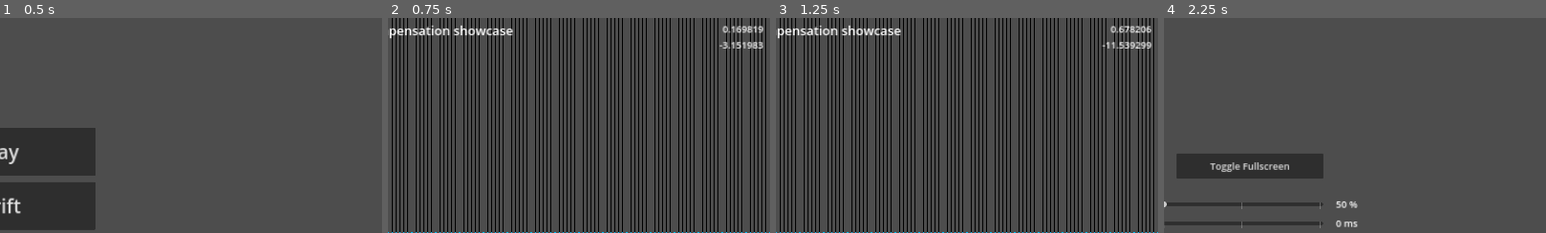
Above: before the commit, frames 1-4 (left to right).
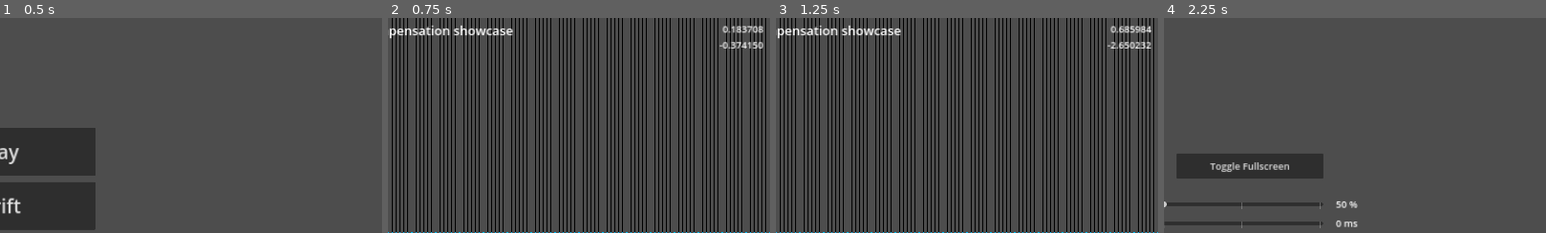
Above: after the commit, the same moments.

Repository: bonjorno7/ExampleRhythmGame
Game: Godot game, scene res://scenes/menu.tscn
Two runs of this game, one before a commit and one after it. Both use one fixed random seed, a clock stepped at 60 frames per second and the inputs below. Sound files missing from this copy of the repository are replaced by a short silence.
Inputs:
- Up to frame 1 (0.5 s): no input
- Up to frame 2 (0.75 s): click "Drift" at 0.5 s
- Up to frame 3 (1.25 s): no input
- Up to frame 4 (2.25 s): click "Back to Menu" at 1.25 s; click "Options" at 2 s
The pictures show only the part of the screen within x 50-100%, y 0-50%; the shares and areas given below are measured in that part.

Frame 1 is identical in both runs. In frame 2, 0.3% of the frame differs, in the area x 87-99%, y 3-15%; in frame 3, 0.3%; in frame 4, nothing differs.

Commit message:
Turn Game autoload into a scene changer
For now it just makes things a little more tidy, but in the future I can use it to pass data between scenes, and do scene transitions.

Diff:
--- a/scenes/drift.gd
+++ b/scenes/drift.gd
@@ -52,8 +52,8 @@
 
 func _input(event: InputEvent):
 	if event.is_action_pressed("ui_cancel"):
-		get_tree().change_scene_to_file("res://scenes/menu.tscn")
+		Game.goto_menu()
 
 
 func _on_back_pressed():
-	get_tree().change_scene_to_file("res://scenes/menu.tscn")
+	Game.goto_menu()
--- a/scenes/menu.gd
+++ b/scenes/menu.gd
@@ -7,15 +7,15 @@
 
 
 func _on_play_pressed():
-	get_tree().change_scene_to_file("res://scenes/play.tscn")
+	Game.goto_play()
 
 
 func _on_drift_pressed():
-	get_tree().change_scene_to_file("res://scenes/drift.tscn")
+	Game.goto_drift()
 
 
 func _on_options_pressed():
-	get_tree().change_scene_to_file("res://scenes/options.tscn")
+	Game.goto_options()
 
 
 func _on_exit_pressed():
--- a/scenes/options.gd
+++ b/scenes/options.gd
@@ -50,7 +50,7 @@
 
 func _input(event: InputEvent):
 	if event.is_action_pressed("ui_cancel"):
-		get_tree().change_scene_to_file("res://scenes/menu.tscn")
+		Game.goto_menu()
 
 	for action in ["button_1", "button_2", "button_3", "button_4"]:
 		if event.is_action_pressed(action):
@@ -62,7 +62,7 @@
 
 
 func _on_back_pressed():
-	get_tree().change_scene_to_file("res://scenes/menu.tscn")
+	Game.goto_menu()
 
 
 func _on_toggle_fullscreen_pressed():
--- a/scripts/game.gd
+++ b/scripts/game.gd
@@ -6,3 +6,26 @@
 var audio_offset: float = 0.000
 var video_offset: float = 0.000
 var scroll_speed: float = 8.000
+
+
+func goto_menu() -> void:
+	_goto_file_deferred.call_deferred("res://scenes/menu.tscn")
+
+
+func goto_play() -> void:
+	pass  # TODO: Add play scene.
+
+
+func goto_drift() -> void:
+	_goto_file_deferred.call_deferred("res://scenes/drift.tscn")
+
+
+func goto_options() -> void:
+	_goto_file_deferred.call_deferred("res://scenes/options.tscn")
+
+
+func _goto_file_deferred(path: String) -> void:
+	get_tree().current_scene.free()
+	var scene: Node = load(path).instantiate()
+	get_tree().root.add_child(scene)
+	get_tree().current_scene = scene
